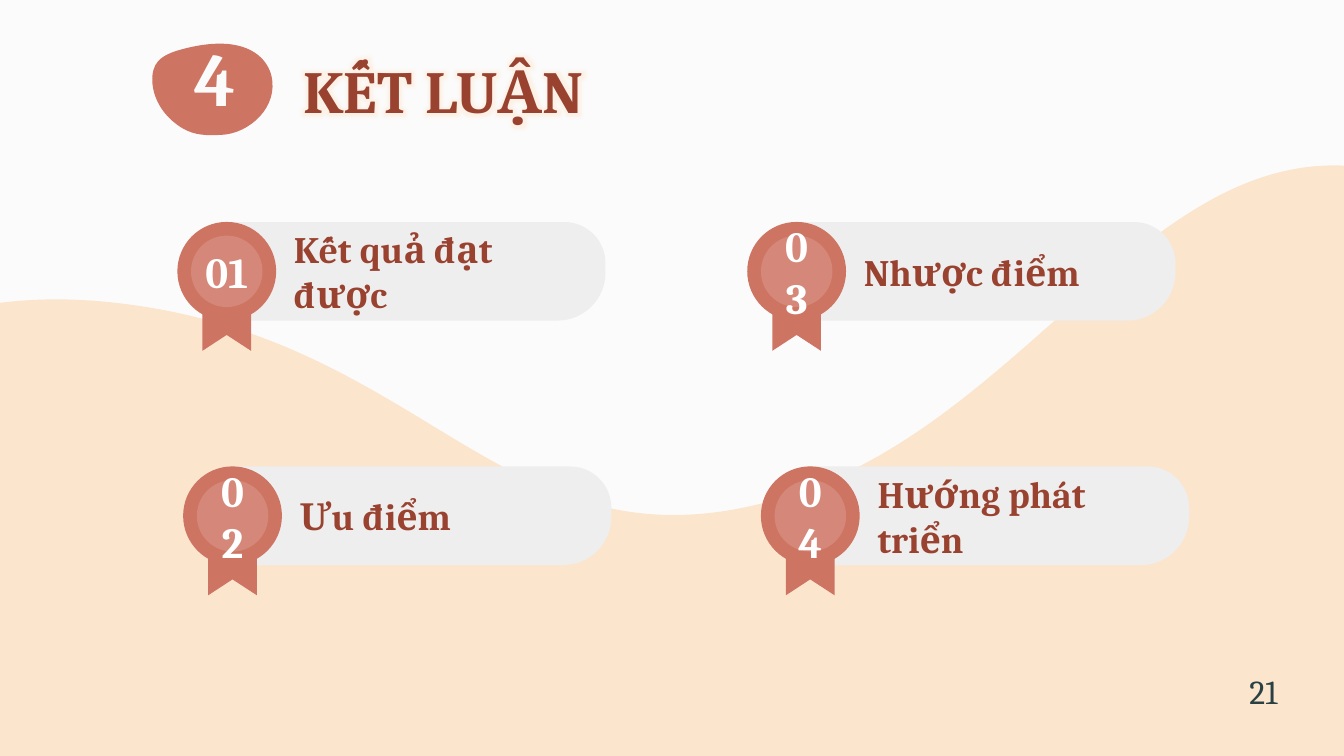
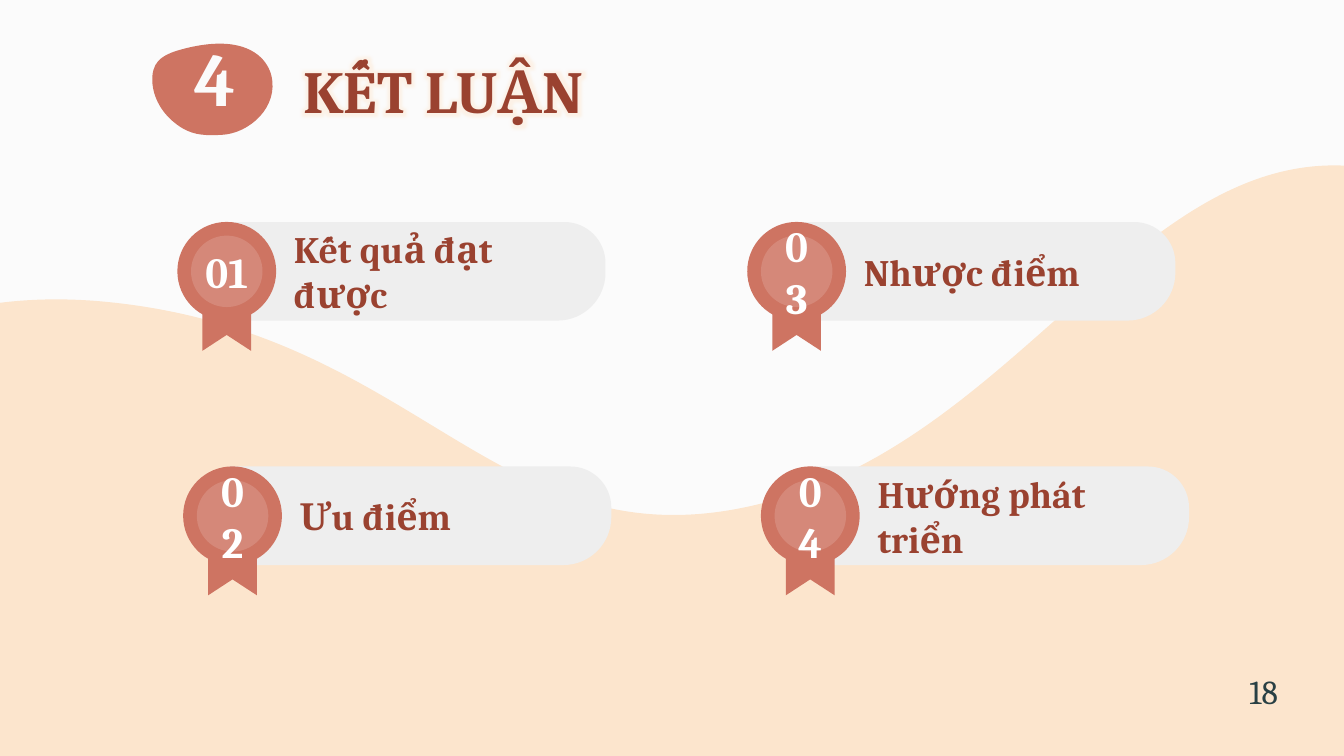
Before and after one commit to Lenguyenhieu1605/mypham, a slide deck: slide 19 of Bang_chinh_thuc/17110109_17110133_TLCN_WebsiteBanMyPham.pptx (slide 22 before the commit). Drawn at 1344x756 pixels with LibreOffice and Linux fonts; fonts in the diff are those of the drawing. Boxes give left, top, right and bottom in pixels: in the first picture for what was removed or moved away, otherwise in the second. Text is boxed around its words. In the diff, an @@ line names an element or a change of style, - is before the commit and + after.

Commit message:
final ppt

```diff
--- a/Bang_chinh_thuc/17110109_17110133_TLCN_WebsiteBanMyPham.pptx
+++ b/Bang_chinh_thuc/17110109_17110133_TLCN_WebsiteBanMyPham.pptx
@@ text at box(1249, 681, 1277, 705): text changed @@
-21
+18
```
Also in this commit, not shown: 15 other slides changed, 3 slides removed.
